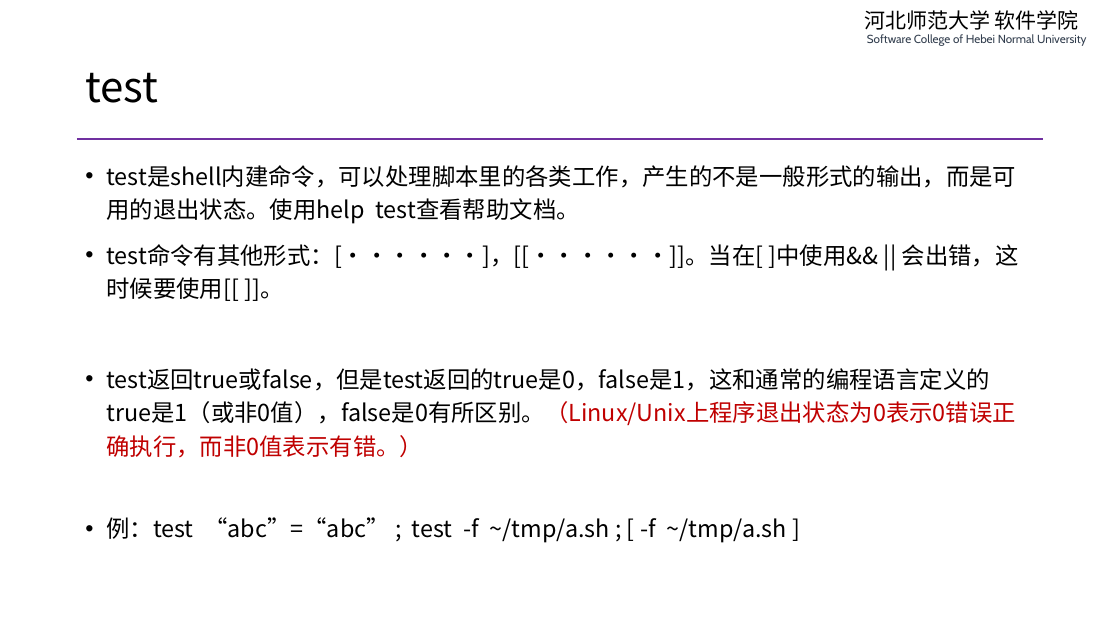
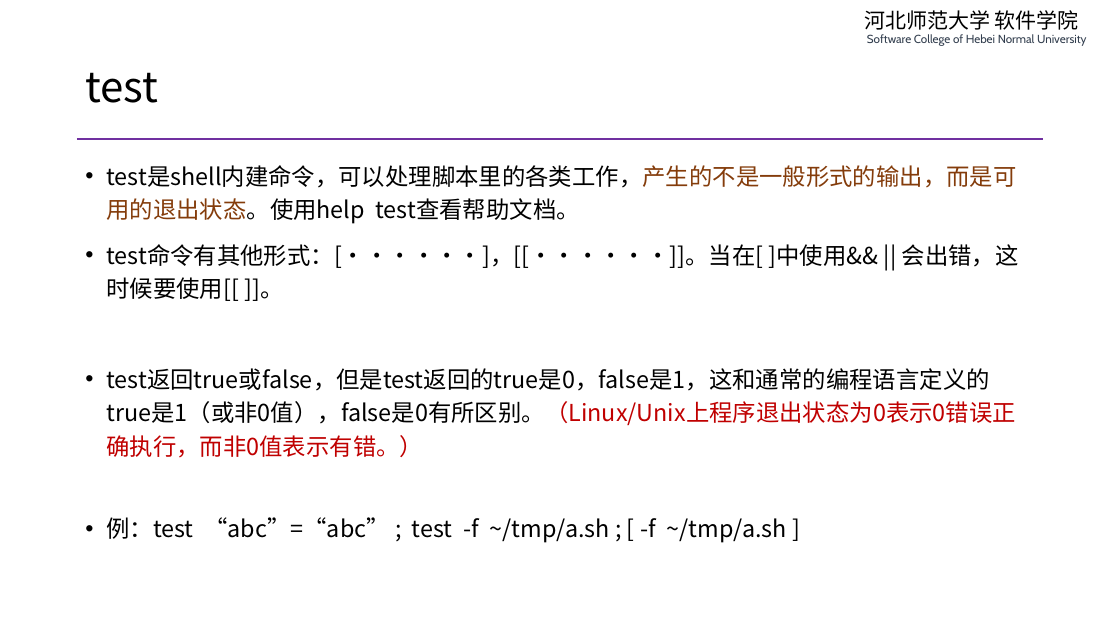
Before and after one commit to edu2act/course-php-serverside-development-on-linux, a slide deck: slide 24 of materials/slides/ch01-review-and-linux.pptx (slide 25 before the commit). Drawn at 1120x630 pixels with LibreOffice and Linux fonts; fonts in the diff are those of the drawing. Boxes give left, top, right and bottom in pixels: in the first picture for what was removed or moved away, otherwise in the second. Text is boxed around its words. In the diff, an @@ line names an element or a change of style, - is before the commit and + after.

```diff
--- a/materials/slides/ch01-review-and-linux.pptx
+++ b/materials/slides/ch01-review-and-linux.pptx
@@ text at [106, 165, 1016, 224]: text colour #000000 to #843C0B in "test是shell内建命令，可以处理脚本里的各类工作，产生的不是一般形式的输出，而是可用的退出状态。使用help" @@
```
Also in this commit, not shown: 2 other slides changed, 2 slides added, 2 slides removed, 2 other files.
